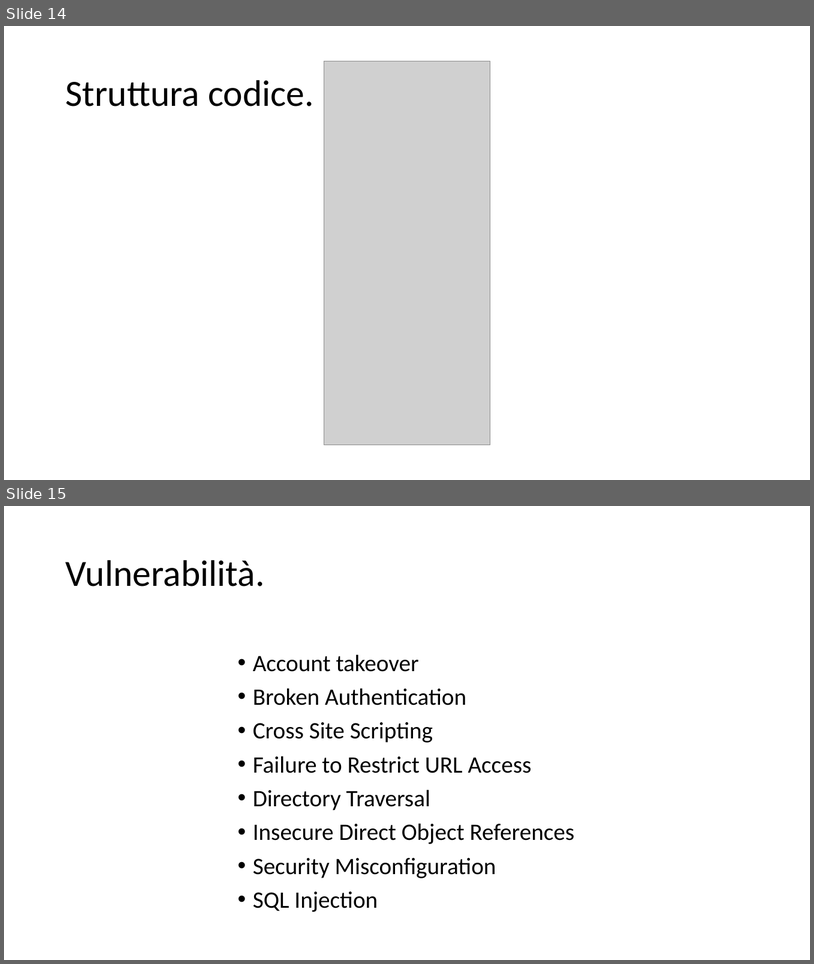
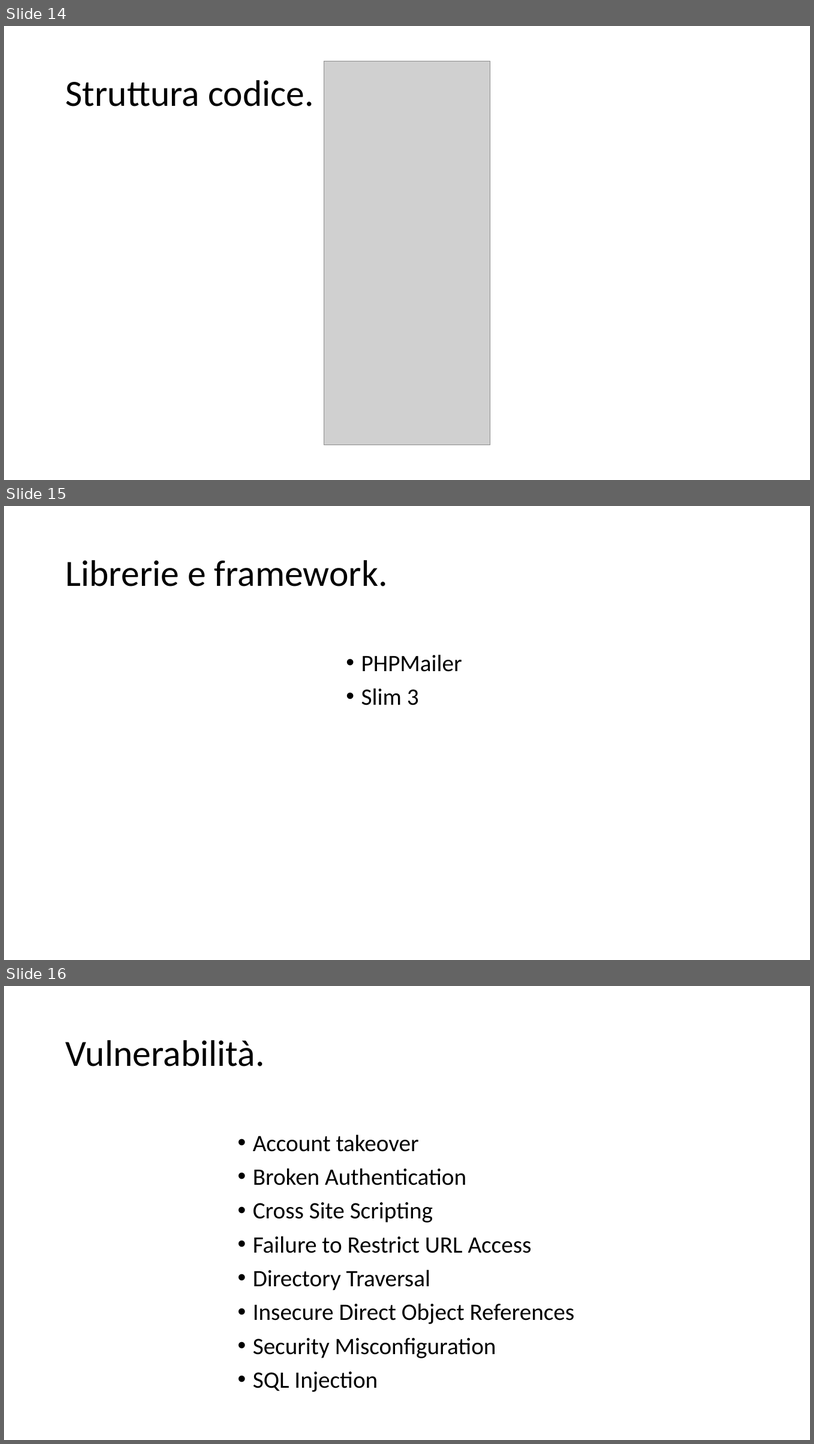
Before and after one commit to filippofinke/HackerLab, a slide deck: presentazione/presentazione.pptx. Shown one above the other, each under a label of ours: slides 14 and 15 before the commit, slides 14, 15 and 16 after it. The pictures are 814x964 and 814x1444 pixels, drawn with LibreOffice and Linux fonts; fonts in the diff are those of the drawing; grey boxes stand for pictures. Boxes give left, top, right and bottom in pixels: in the first picture for what was removed or moved away, otherwise in the second. Text is boxed around its words. In the diff, an @@ line names an element or a change of style, - is before the commit and + after.

Commit message:
Add libraries slide

```diff
--- a/presentazione/presentazione.pptx
+++ b/presentazione/presentazione.pptx
@@ slide 15 added at box(4, 506, 810, 960), background #FFFFFF @@
@@ title added at box(65, 560, 388, 586), 44 pt, text #000000 @@
+Librerie e framework.
@@ text added at box(362, 654, 462, 705), 28 pt, text #000000 @@
+• PHPMailer
+• Slim 3
@@ what was slide 15 is now slide 16 @@
```
